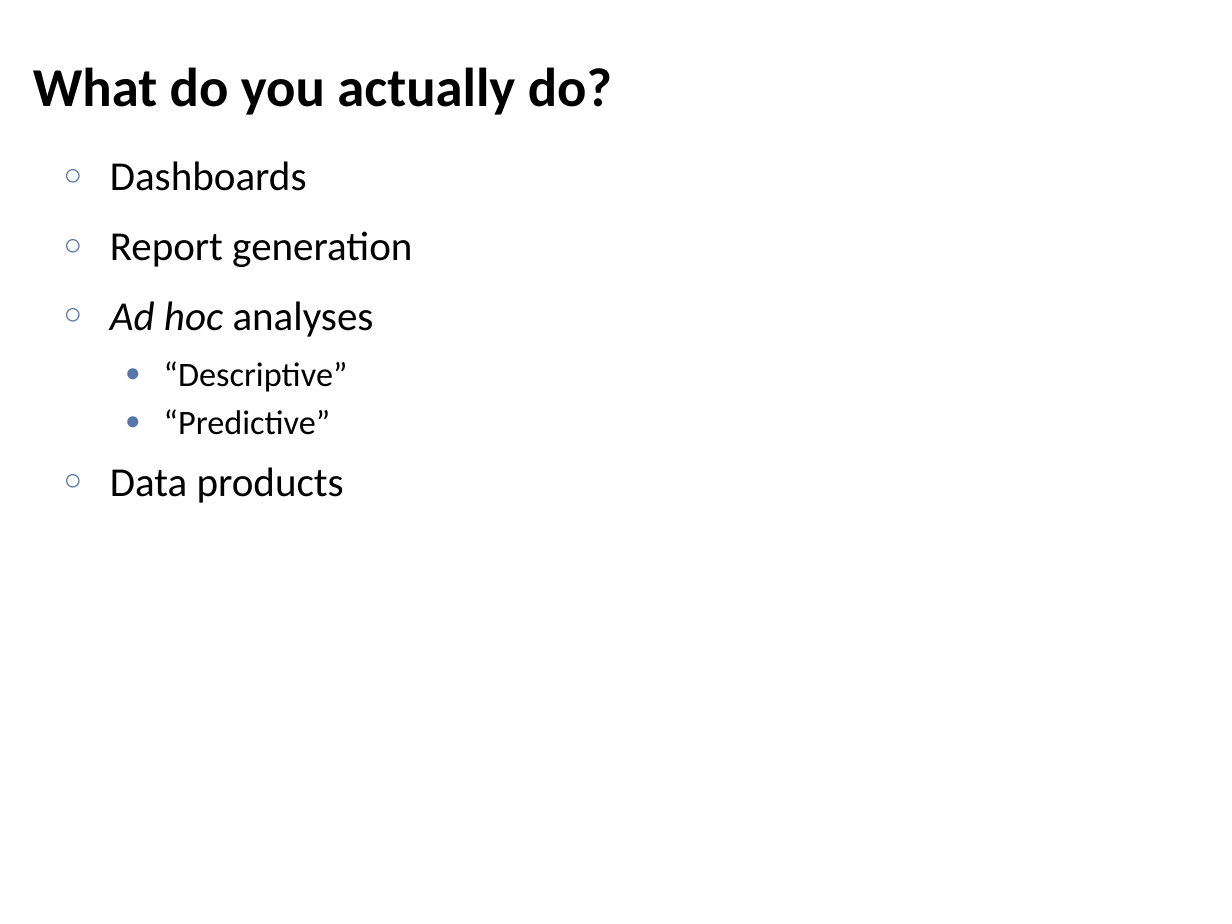
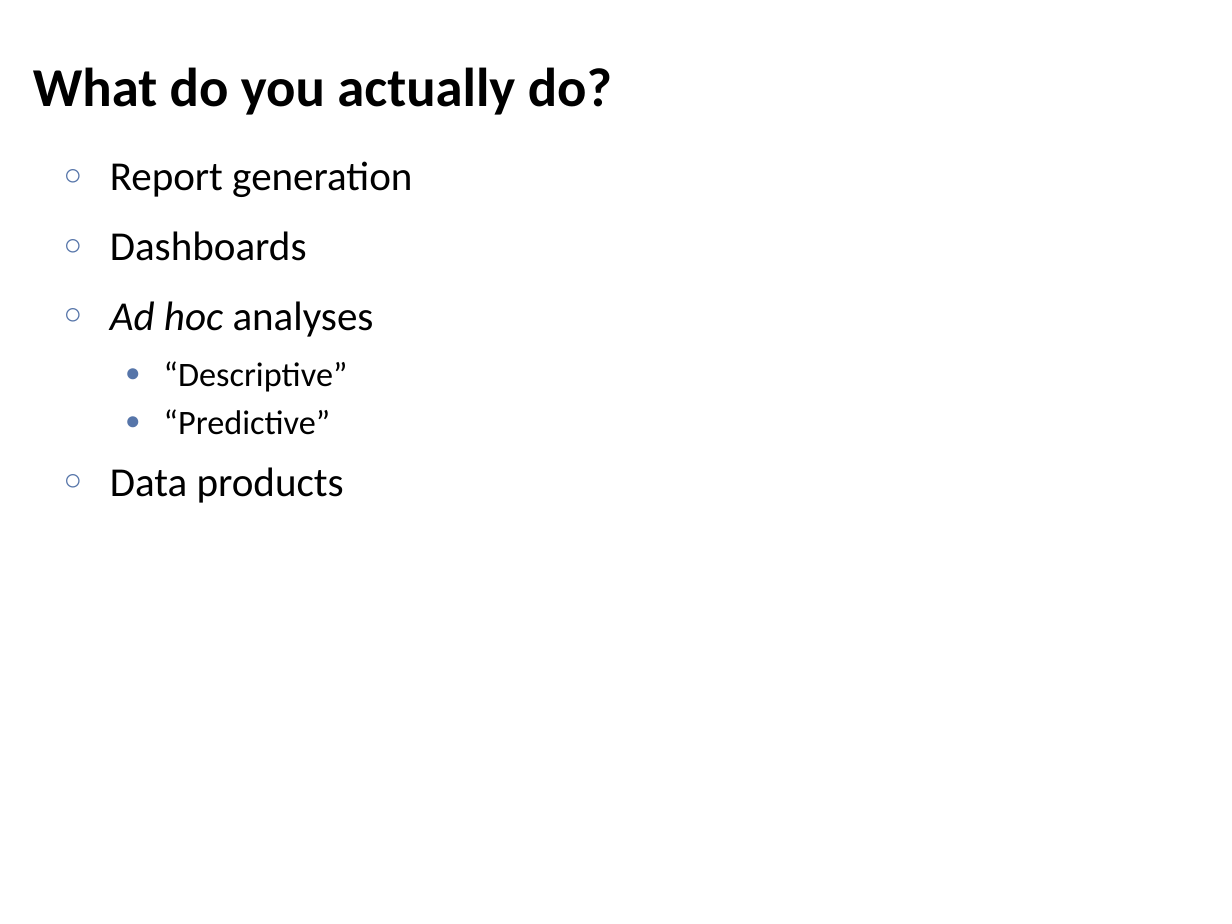
Before and after one commit to lintool/bigdata-2016w, a slide deck: slide 26 of slides/week06a.pptx. Drawn at 1232x924 pixels with LibreOffice and Linux fonts; fonts in the diff are those of the drawing. Boxes give left, top, right and bottom in pixels: in the first picture for what was removed or moved away, otherwise in the second. Text is boxed around its words. In the diff, an @@ line names an element or a change of style, - is before the commit and + after.

```diff
--- a/slides/week06a.pptx
+++ b/slides/week06a.pptx
@@ text at [110,161,412,197]: paragraph added @@
+○ Report generation
@@ text at [110,231,412,267]: paragraph removed @@
-○ Report generation
```
Also in this commit, not shown: 1 other slide changed, 1 other file.
